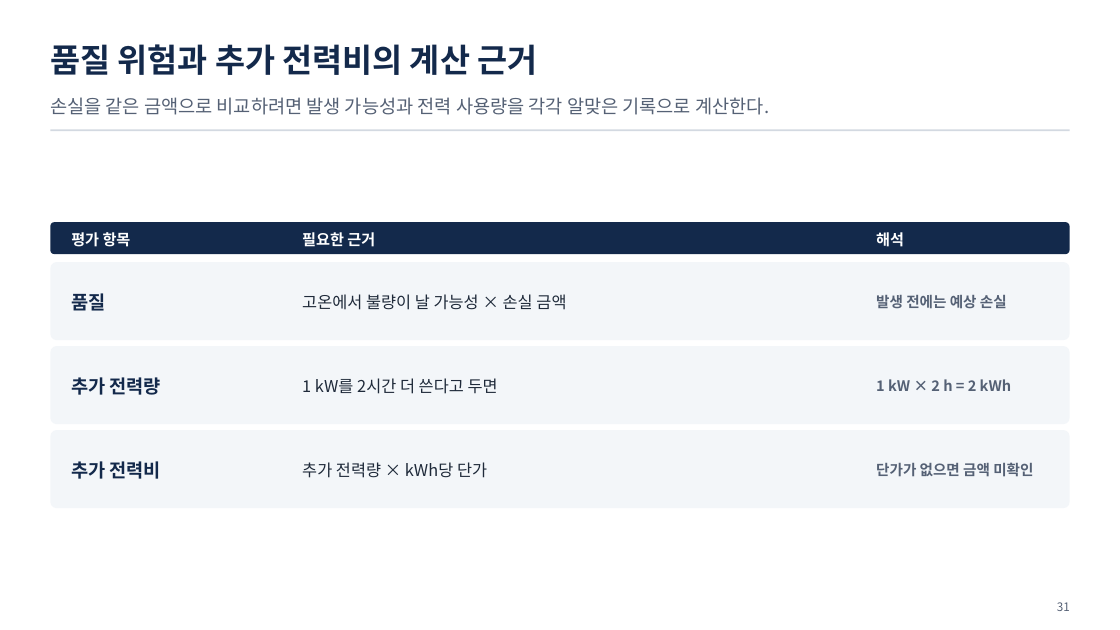
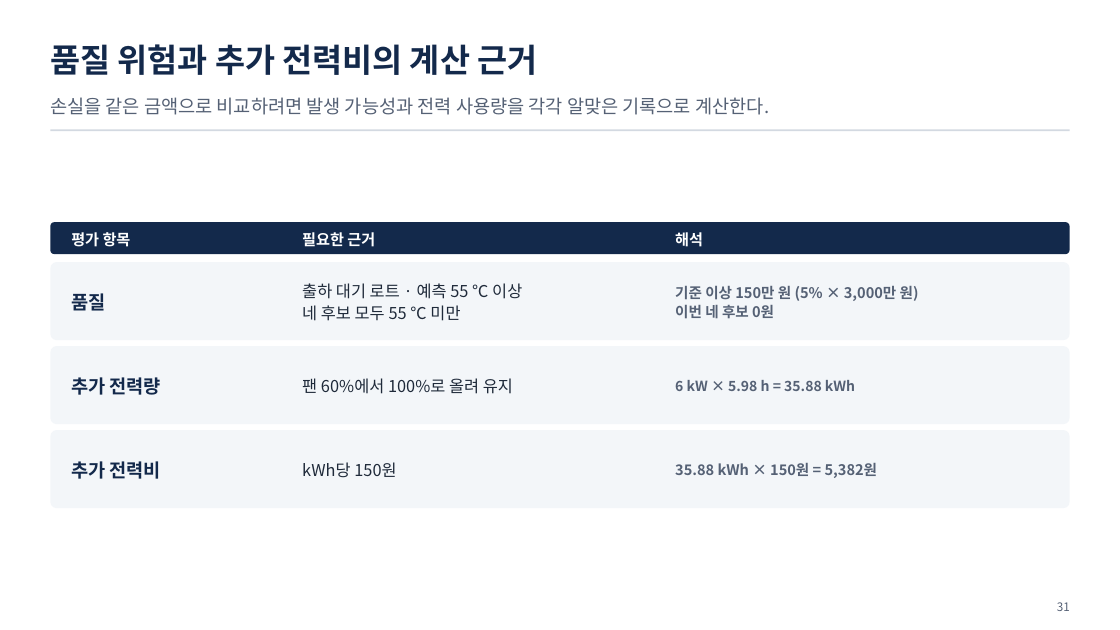
Before and after one commit to uengine-oss/hyd-iot-edu, a slide deck: slide 31 of workspace/강의제작/산출물/통합반/이론_오프라인/03회차/통합반_오프라인_03회차.pptx. Drawn at 1120x630 pixels with LibreOffice and Linux fonts; fonts in the diff are those of the drawing. Boxes give left, top, right and bottom in pixels: in the first picture for what was removed or moved away, otherwise in the second. Text is boxed around its words. In the diff, an @@ line names an element or a change of style, - is before the commit and + after.

```diff
--- a/workspace/강의제작/산출물/통합반/이론_오프라인/03회차/통합반_오프라인_03회차.pptx
+++ b/workspace/강의제작/산출물/통합반/이론_오프라인/03회차/통합반_오프라인_03회차.pptx
@@ text "해석": place and size @@
-text "해석" at (876, 232, 904, 247)
+text "해석" at (675, 232, 703, 247)
@@ text at (302, 283, 522, 321): text changed @@
-고온에서 불량이 날 가능성 × 손실 금액
+출하 대기 로트 · 예측 55 ℃ 이상
+네 후보 모두 55 ℃ 미만
@@ text at (675, 286, 919, 319): text changed @@
-발생 전에는 예상 손실
+기준 이상 150만 원 (5% × 3,000만 원)
+이번 네 후보 0원
@@ text at (302, 378, 513, 394): text changed @@
-1 kW를 2시간 더 쓴다고 두면
+팬 60%에서 100%로 올려 유지
@@ text at (675, 380, 855, 391): text changed; size 12.5 to 12 pt @@
-1 kW × 2 h = 2 kWh
+6 kW × 5.98 h = 35.88 kWh
@@ text at (302, 462, 396, 478): text changed @@
-추가 전력량 × kWh당 단가
+kWh당 150원
@@ text at (675, 463, 878, 478): text changed @@
-단가가 없으면 금액 미확인
+35.88 kWh × 150원 = 5,382원
```
Also in this commit, not shown: 13 other slides changed, 1 slide added, 9 other files.
